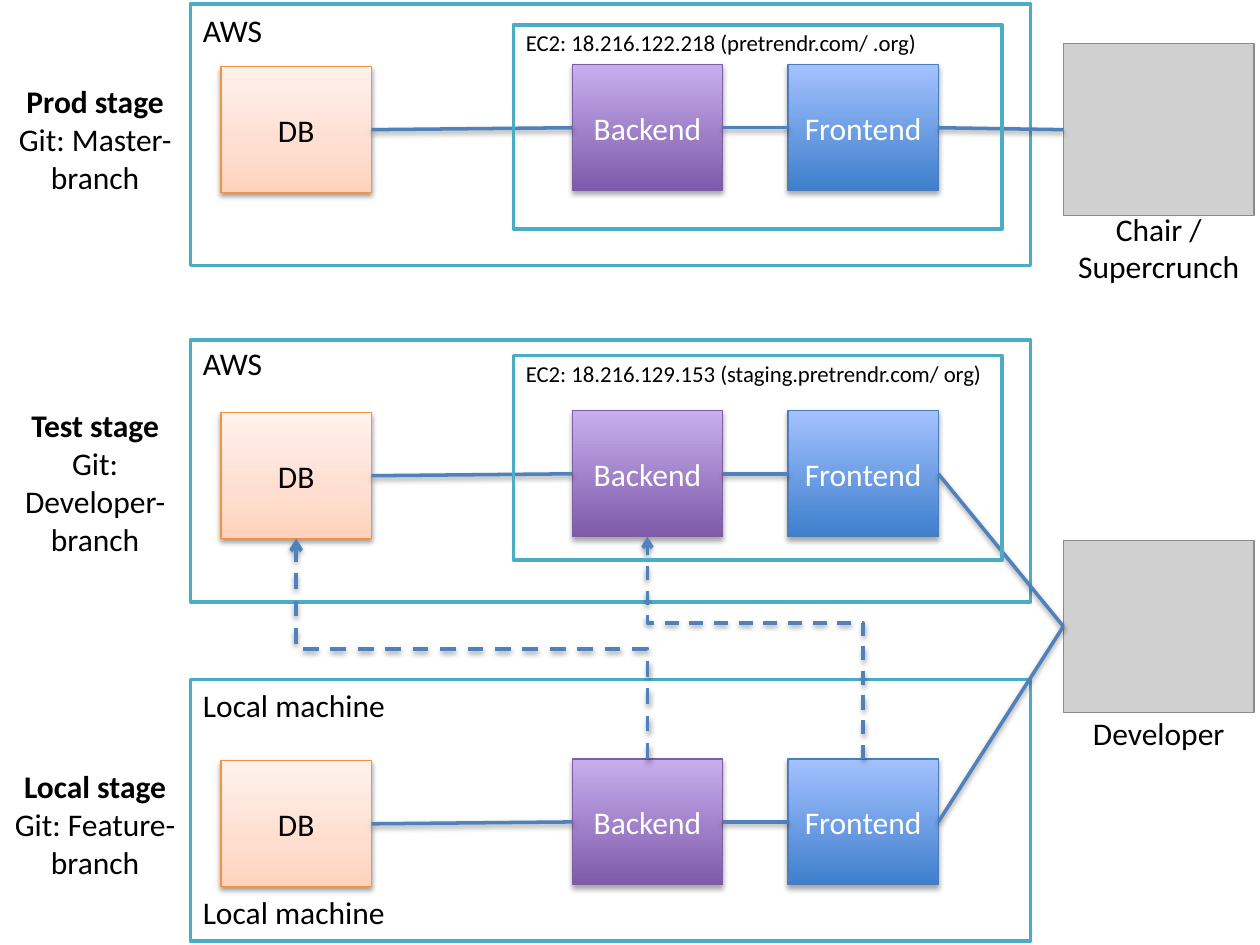
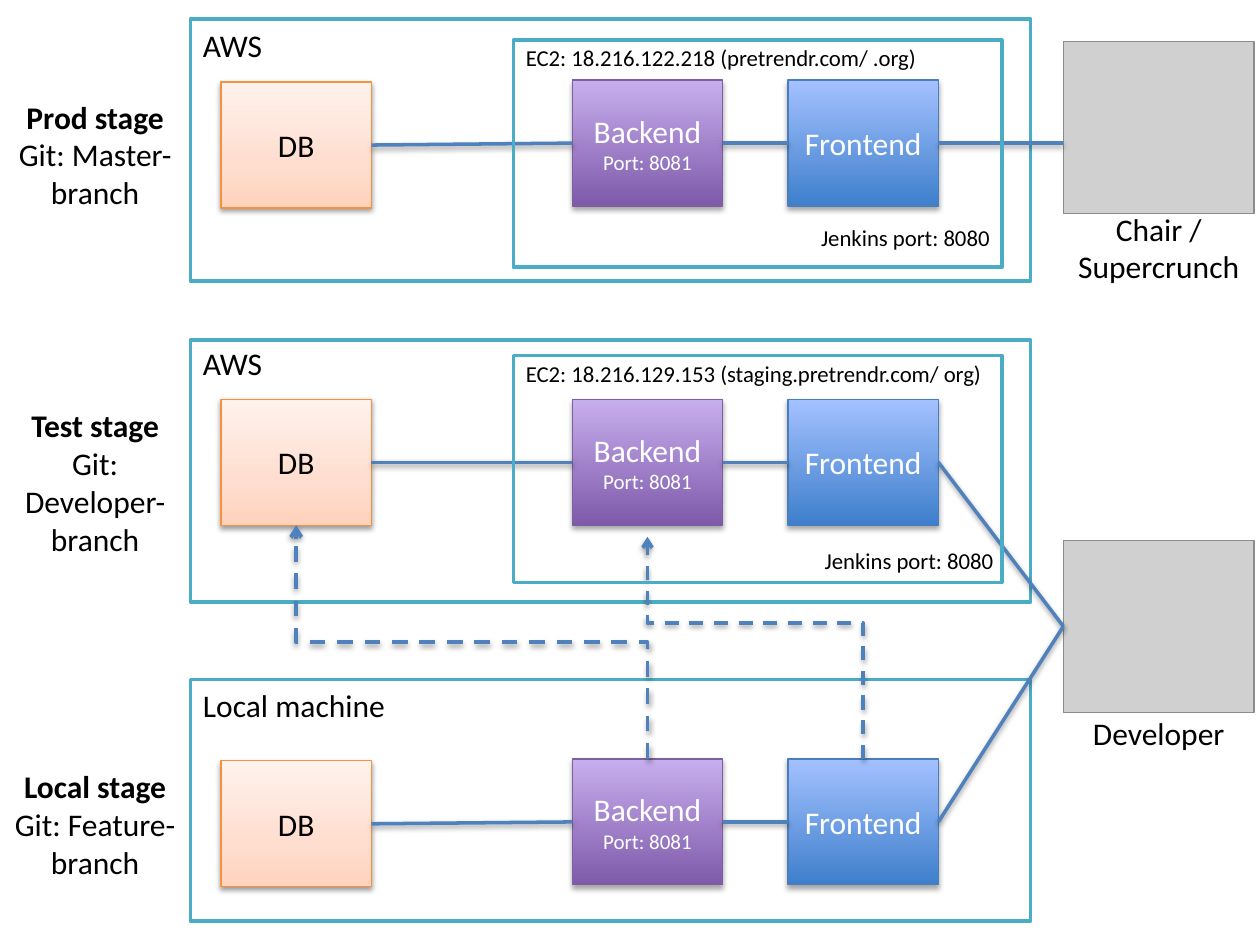
Before and after one commit to Astarch/amos-ws18-proj3, a slide deck: slide 1 of architecture/architecture_stages.pptx. Drawn at 1260x945 pixels with LibreOffice and Linux fonts; fonts in the diff are those of the drawing; grey boxes stand for pictures. Boxes give left, top, right and bottom in pixels: in the first picture for what was removed or moved away, otherwise in the second. Text is boxed around its words. In the diff, an @@ line names an element or a change of style, - is before the commit and + after.

```diff
--- a/architecture/architecture_stages.pptx
+++ b/architecture/architecture_stages.pptx
@@ rectangle: place and size @@
-rectangle at bbox=[513, 25, 1002, 229]
+rectangle at bbox=[513, 40, 1002, 267]
@@ 4 rectangles, 3 texts, 3 lines: place and size @@
-4 rectangles, 3 texts, 3 lines at bbox=[19, 4, 1063, 266]
+4 rectangles, 3 texts, 3 lines at bbox=[19, 19, 1063, 281]
@@ text in rectangle at bbox=[603, 156, 692, 170]: paragraph added @@
+Port: 8081
@@ text added at bbox=[821, 230, 990, 250], 13 pt, text #000000 @@
+Jenkins port: 8080
@@ rectangle: place and size @@
-rectangle at bbox=[513, 355, 1002, 559]
+rectangle at bbox=[513, 355, 1002, 582]
@@ rectangle "DB": place and size @@
-rectangle "DB" at bbox=[220, 413, 370, 539]
+rectangle "DB" at bbox=[220, 399, 370, 525]
@@ 2 rectangles, 2 lines: place and size @@
-2 rectangles, 2 lines at bbox=[372, 411, 937, 537]
+2 rectangles, 2 lines at bbox=[372, 399, 937, 525]
@@ text in rectangle at bbox=[603, 474, 692, 489]: paragraph added @@
+Port: 8081
@@ line moved from (1063, 626) - (939, 474) to (1063, 626) - (939, 462) @@
@@ elbow arrow moved from (648, 759) - (296, 539) to (648, 759) - (296, 525) @@
@@ text added at bbox=[825, 553, 993, 573], 13 pt, text #000000 @@
+Jenkins port: 8080
@@ rectangle: place and size @@
-rectangle at bbox=[190, 679, 1031, 941]
+rectangle at bbox=[190, 679, 1031, 921]
@@ text in rectangle at bbox=[603, 835, 692, 849]: paragraph added @@
+Port: 8081
@@ text removed at bbox=[203, 902, 384, 925] @@
-Local machine
```
Also in this commit, not shown: 2 other files.
